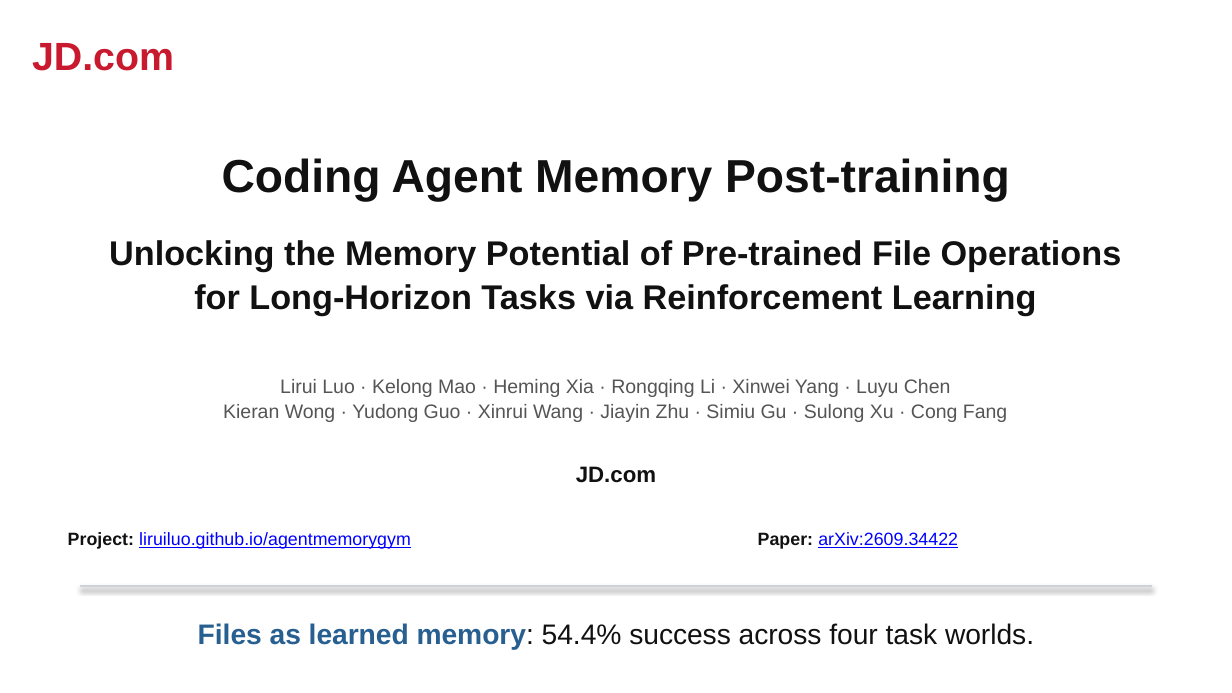
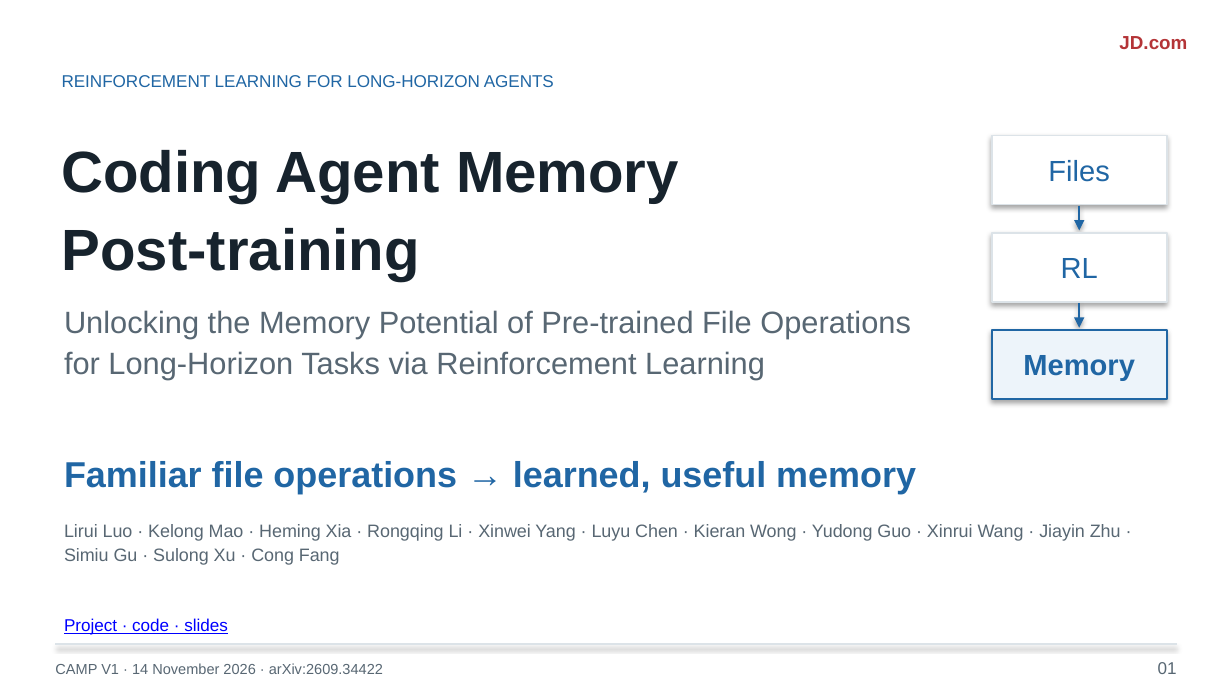
Before and after one commit to liruiluo/agentmemorygym, a slide deck: slide 1 of assets/slides/coding-agent-memory-post-training-slides.pptx. Drawn at 1232x693 pixels with LibreOffice and Linux fonts; fonts in the diff are those of the drawing. Boxes give left, top, right and bottom in pixels: in the first picture for what was removed or moved away, otherwise in the second. Text is boxed around its words. In the diff, an @@ line names an element or a change of style, - is before the commit and + after.

Commit message:
Refresh the CAMP website and talk with evidence-led storytelling

```diff
--- a/assets/slides/coding-agent-memory-post-training-slides.pptx
+++ b/assets/slides/coding-agent-memory-post-training-slides.pptx
@@ text "JD.com": place and size @@
-text "JD.com" at bbox=[32, 43, 174, 71]
+text "JD.com" at bbox=[1119, 36, 1187, 49]
@@ text "JD.com" at bbox=[1119, 36, 1187, 49]: size 23 to 11 pt, text colour #C8192E to #B43437; alignment left to right; line spacing 1.08 to 1.12 @@
@@ text added at bbox=[62, 75, 554, 87], 10 pt, text #2066A4 @@
+REINFORCEMENT LEARNING FOR LONG-HORIZON AGENTS
@@ rectangle added at bbox=[992, 136, 1167, 205], fill #FFFFFF, outline #DCE3E8 1 pt @@
@@ text at bbox=[62, 150, 679, 281]: text changed; size 27 to 34 pt; text colour #111111 to #17232D @@
-Coding Agent Memory Post-training
+Coding Agent Memory
+Post-training
@@ text added at bbox=[1048, 160, 1109, 182], 17 pt, text #2066A4 @@
+Files
@@ arrow added from (1079, 206) to (1079, 230), #2066A4 1 pt @@
@@ rectangle added at bbox=[992, 233, 1167, 302], fill #FFFFFF, outline #DCE3E8 1 pt @@
@@ text added at bbox=[1061, 258, 1098, 278], 17 pt, text #2066A4 @@
+RL
@@ text at bbox=[64, 310, 911, 380]: text changed; size 20 to 18 pt; text colour #111111 to #586773; bold off @@
-Unlocking the Memory Potential of Pre-trained File Operations
-for Long-Horizon Tasks via Reinforcement Learning
+Unlocking the Memory Potential of Pre-trained File Operations for Long-Horizon Tasks via Reinforcement Learning
@@ arrow added from (1079, 303) to (1079, 328), #2066A4 1 pt @@
@@ rectangle added at bbox=[992, 330, 1167, 399], fill #EDF4FA, outline #2066A4 1 pt @@
@@ text added at bbox=[1023, 355, 1135, 380], 17 pt, text #2066A4, bold @@
+Memory
@@ text at bbox=[64, 461, 916, 493]: text changed; size 16.5 to 21 pt; text colour #111111 to #2066A4; bold on @@
-Files as learned memory: 54.4% success across four task worlds.
+Familiar file operations → learned, useful memory
@@ text removed at bbox=[576, 466, 656, 483] @@
-JD.com
@@ text at bbox=[64, 524, 1121, 565]: text changed; size 11.4 to 10.5 pt; text colour #555555 to #586773 @@
-Lirui Luo · Kelong Mao · Heming Xia · Rongqing Li · Xinwei Yang · Luyu Chen
-Kieran Wong · Yudong Guo · Xinrui Wang · Jiayin Zhu · Simiu Gu · Sulong Xu · Cong Fang
+Lirui Luo · Kelong Mao · Heming Xia · Rongqing Li · Xinwei Yang · Luyu Chen · Kieran Wong · Yudong Guo · Xinrui Wang · Jiayin Zhu · Simiu Gu · Sulong Xu · Cong Fang
@@ text removed at bbox=[68, 532, 411, 549] @@
-Project: liruiluo.github.io/agentmemorygym
@@ text removed at bbox=[758, 532, 958, 549] @@
-Paper: arXiv:2609.34422
@@ text added at bbox=[64, 618, 228, 635], 10 pt, text #0000FF, underline @@
+Project · code · slides
@@ line moved from (80, 586) - (1152, 586) to (55, 644) - (1177, 644) @@
@@ line (55, 644) - (1177, 644): stroke #CCD2D8 1.1 pt to #DCE3E8 1 pt @@
@@ text added at bbox=[55, 663, 383, 674], 8.5 pt, text #586773 @@
+CAMP V1 · 14 November 2026 · arXiv:2609.34422
@@ text added at bbox=[1158, 662, 1177, 674], 10 pt, text #586773 @@
+01
```
Also in this commit, not shown: 15 slides added, 15 slides removed, 22 other files.
